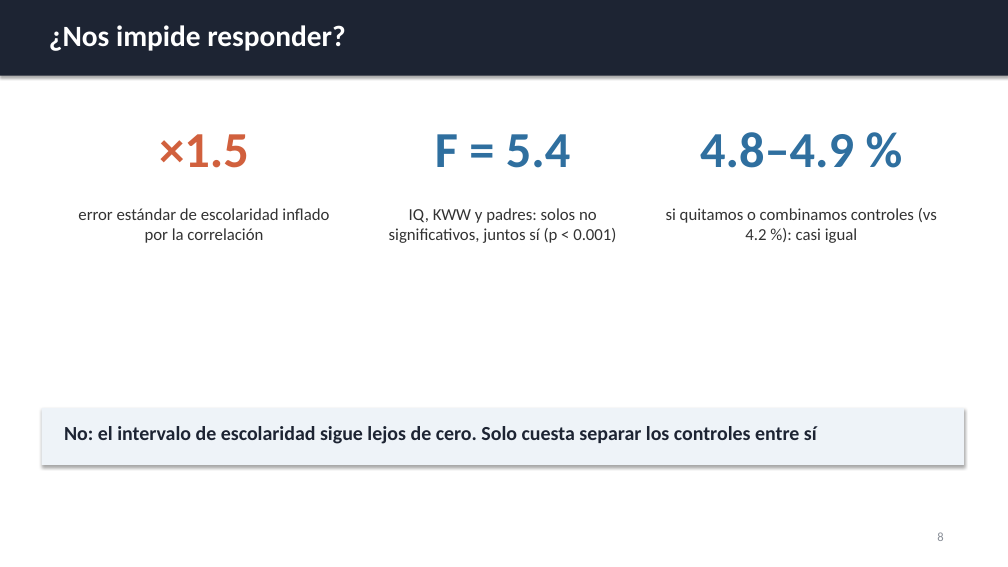
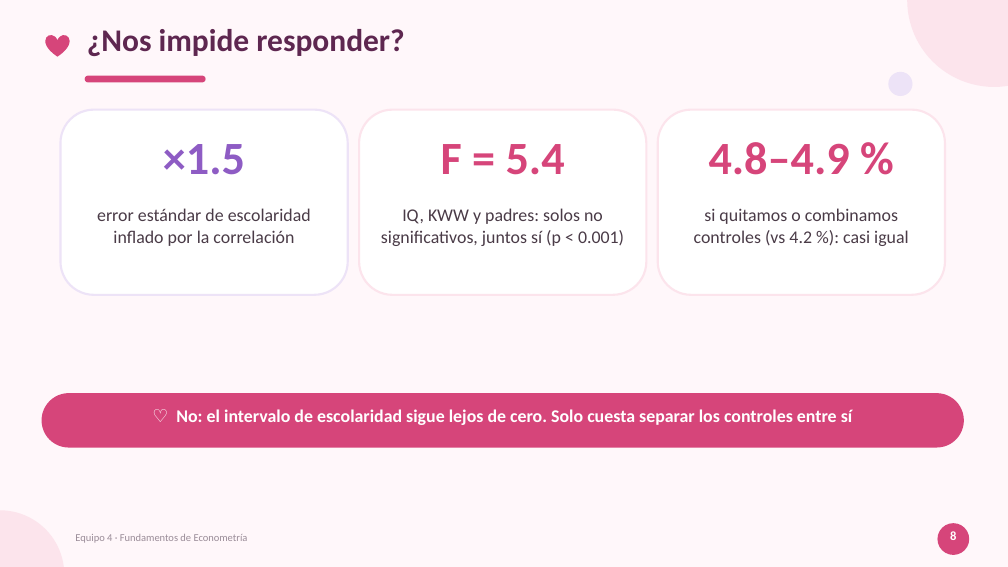
Before and after one commit to ximeelaraa/mincer-multicolinealidad, a slide deck: slide 8 of Presentacion_Final.pptx. Drawn at 1008x567 pixels with LibreOffice and Linux fonts; fonts in the diff are those of the drawing. Boxes give left, top, right and bottom in pixels: in the first picture for what was removed or moved away, otherwise in the second. Text is boxed around its words. In the diff, an @@ line names an element or a change of style, - is before the commit and + after.

```diff
--- a/Presentacion_Final.pptx
+++ b/Presentacion_Final.pptx
@@ background #FFFFFF to #FFF7FA @@
@@ rectangle removed at box(0, 0, 1008, 76) @@
@@ text "¿Nos impide responder?": place and size @@
-text "¿Nos impide responder?" at box(49, 25, 345, 51)
+text "¿Nos impide responder?" at box(87, 29, 404, 56)
@@ text "¿Nos impide responder?" at box(87, 29, 404, 56): size 28 to 30 pt, text colour #FFFFFF to #5E2750 @@
@@ ellipse added at box(907, 0, 1008, 87), fill #FCE4EC @@
@@ heart added at box(45, 35, 70, 57), fill #D6457A @@
@@ rounded rectangle added at box(85, 76, 206, 82), fill #D6457A @@
@@ ellipse added at box(889, 72, 913, 96), fill #EDE3F7 @@
@@ rounded rectangle added at box(60, 110, 348, 295), fill #FFFFFF, outline #EDE3F7 2 pt @@
@@ rounded rectangle added at box(359, 110, 647, 295), fill #FFFFFF, outline #FCE4EC 2 pt @@
@@ rounded rectangle added at box(658, 110, 945, 295), fill #FFFFFF, outline #FCE4EC 2 pt @@
@@ text "×1.5": place and size @@
-text "×1.5" at box(159, 134, 249, 168)
+text "×1.5" at box(163, 144, 245, 175)
@@ text "×1.5" at box(163, 144, 245, 175): size 48 to 44 pt, text colour #D1603D to #8E5CC4 @@
@@ text "F = 5.4": place and size @@
-text "F = 5.4" at box(435, 134, 570, 168)
+text "F = 5.4" at box(441, 144, 565, 175)
@@ text "F = 5.4" at box(441, 144, 565, 175): size 48 to 44 pt, text colour #2F6F9F to #D6457A @@
@@ text "4.8–4.9 %" at box(709, 142, 850, 175): size 48 to 44 pt, text colour #2F6F9F to #D6457A @@
@@ text "4.8–4.9 %": place and size @@
-text "4.8–4.9 %" at box(700, 132, 854, 168)
+text "4.8–4.9 %" at box(709, 142, 850, 175)
@@ text "error estándar de escolaridad inflado ...": place and size @@
-text "error estándar de escolaridad inflado ..." at box(78, 208, 329, 243)
+text "error estándar de escolaridad inflado ..." at box(97, 208, 311, 246)
@@ text "IQ, KWW y padres: solos ...": place and size @@
-text "IQ, KWW y padres: solos ..." at box(389, 208, 616, 243)
+text "IQ, KWW y padres: solos ..." at box(381, 208, 624, 246)
@@ size 16 to 17 pt, text colour #333333 to #4A3B47 in 3 elements at box(97, 208, 311, 246), box(381, 208, 624, 246), box(694, 208, 909, 246) @@
@@ text "si quitamos o combinamos controles ...": place and size @@
-text "si quitamos o combinamos controles ..." at box(666, 208, 937, 243)
+text "si quitamos o combinamos controles ..." at box(694, 208, 909, 246)
@@ rectangle removed at box(42, 408, 964, 465) @@
@@ rounded rectangle added at box(42, 393, 964, 448), fill #D6457A @@
@@ text at box(176, 409, 853, 425): text changed; size 19 to 17 pt; text colour #1D2433 to #FFFFFF @@
-No: el intervalo de escolaridad sigue lejos de cero. Solo cuesta separar los controles entre sí
+♡ No: el intervalo de escolaridad sigue lejos de cero. Solo cuesta separar los controles entre sí
@@ ellipse added at box(0, 510, 64, 567), fill #FCE4EC @@
@@ text added at box(75, 534, 248, 543), 10 pt, text #9A8C98 @@
+Equipo 4 · Fundamentos de Econometría
@@ text "8" at box(950, 531, 956, 540): text colour #8A8F98 to #FFFFFF, bold on; alignment left to centre @@
@@ ellipse added at box(938, 523, 969, 555), fill #D6457A @@
```
Also in this commit, not shown: 10 other slides changed, 7 other files.
